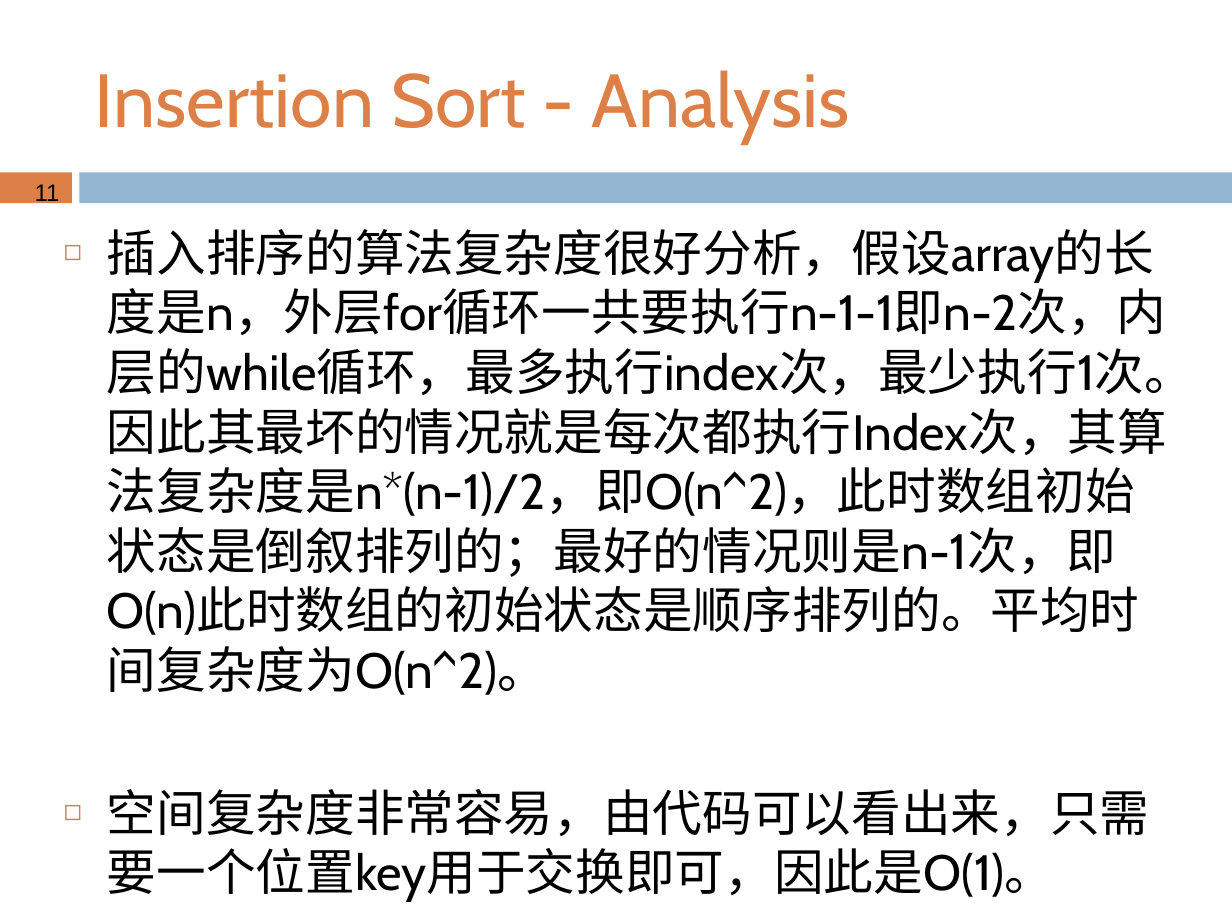
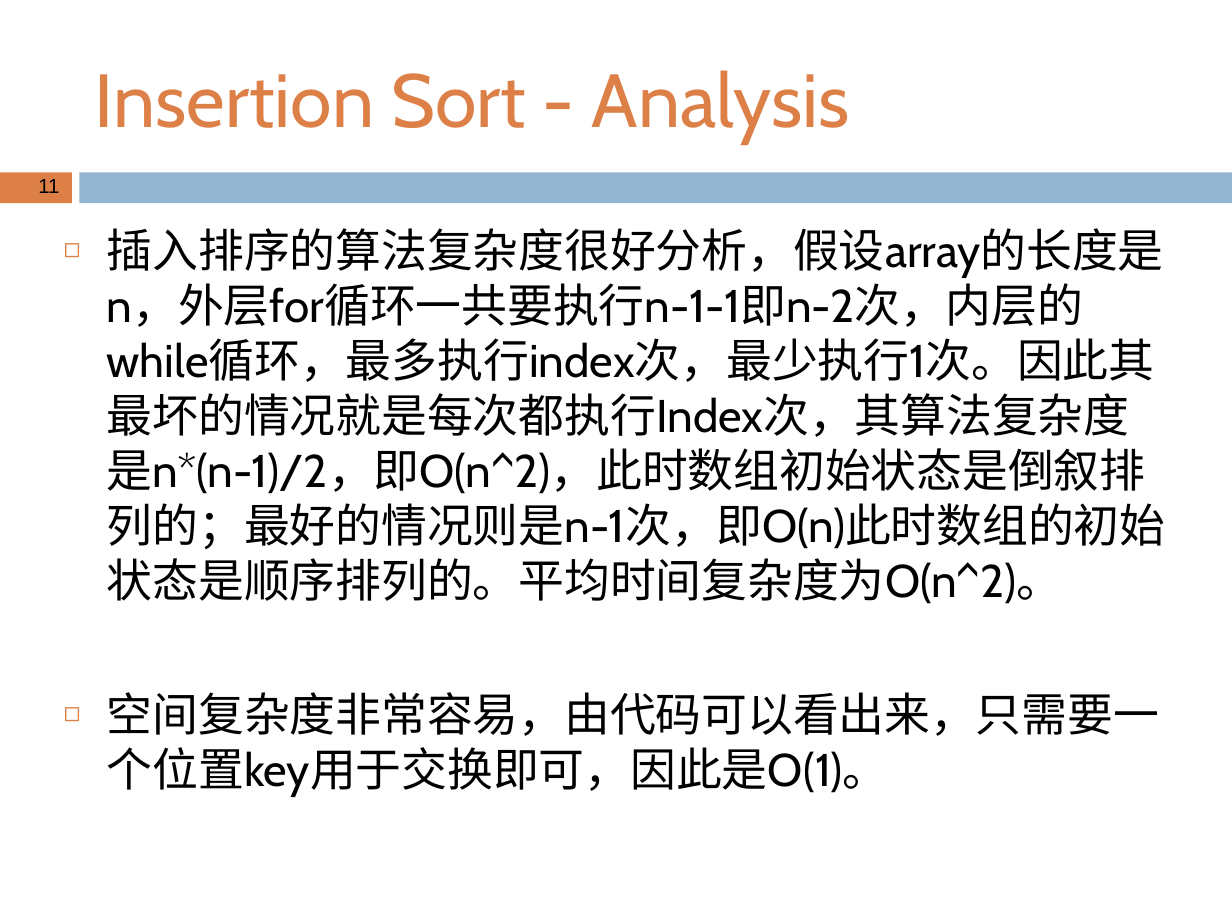
Before and after one commit to sundyCoder/CSK, a slide deck: slide 11 of 3@CSDS/01-sorting/sorting.pptx. Drawn at 1232x924 pixels with LibreOffice and Linux fonts; fonts in the diff are those of the drawing. Boxes give left, top, right and bottom in pixels: in the first picture for what was removed or moved away, otherwise in the second. Text is boxed around its words. In the diff, an @@ line names an element or a change of style, - is before the commit and + after.

```diff
--- a/3@CSDS/01-sorting/sorting.pptx
+++ b/3@CSDS/01-sorting/sorting.pptx
@@ page number at [38, 179, 59, 193]: size 14 to 11.9 pt; line spacing 1 to 0.8 @@
@@ text "插入排序的算法复杂度很好分析，假设array的长度是n，外层for循环一共要执行n-1-1即n-2次，内层的while循 ..." at [107, 228, 1166, 797]: size 29 to 26.8 pt @@
```
Also in this commit, not shown: 16 other slides changed, 2 slides added, 33 other files.
